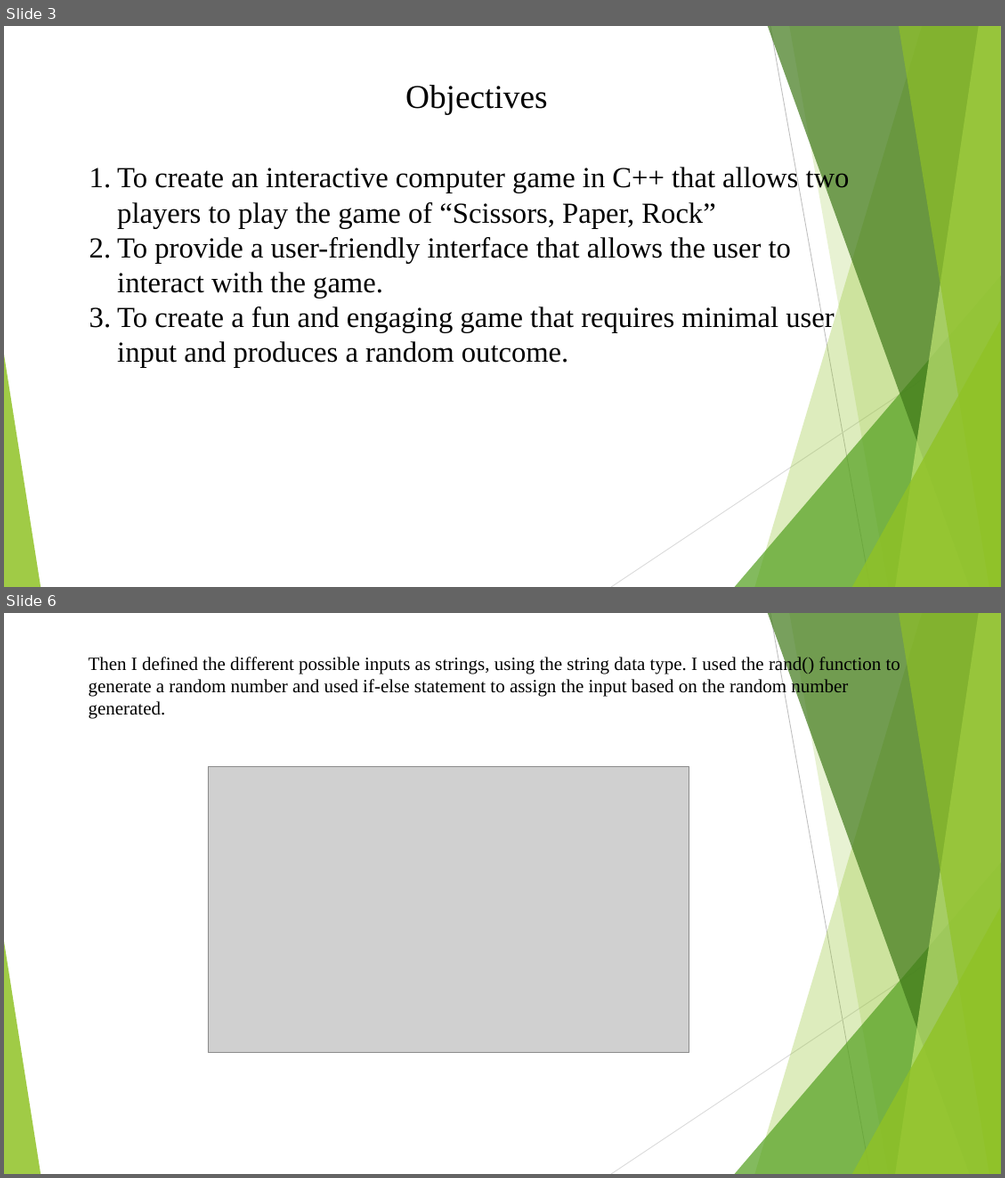
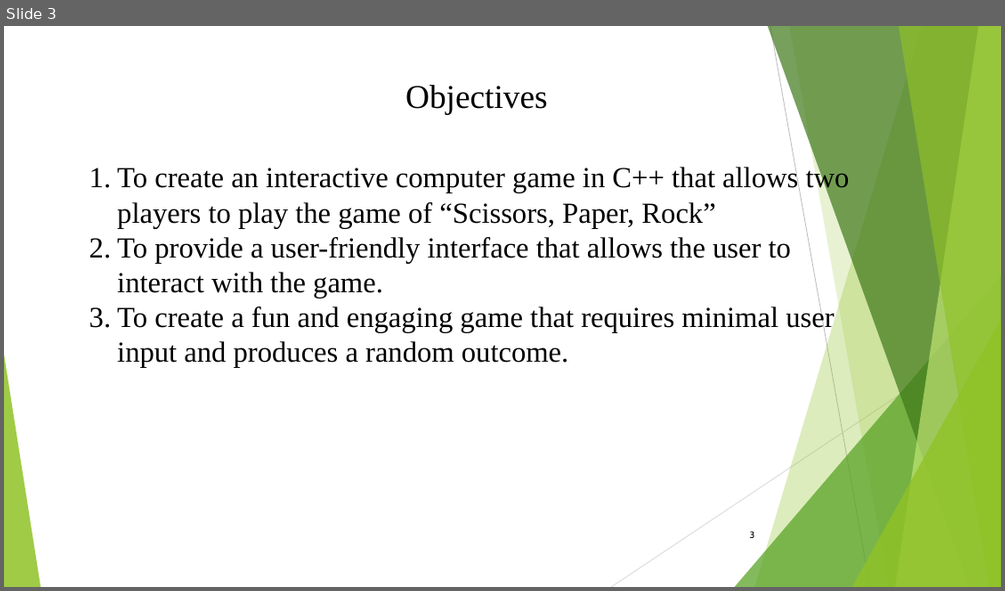
Before and after one commit to atullya/NCCS, a slide deck: Projects/SecondSem/Scissors, Paper Rock Game.pptx. Shown one above the other, each under a label of ours: slides 3 and 6 before the commit, slide 3 after it; the slides between them are not shown. The pictures are 1005x1178 and 1005x591 pixels, drawn with LibreOffice and Linux fonts; fonts in the diff are those of the drawing; grey boxes stand for pictures. Boxes give left, top, right and bottom in pixels: in the first picture for what was removed or moved away, otherwise in the second. Text is boxed around its words. In the diff, an @@ line names an element or a change of style, - is before the commit and + after.

```diff
--- a/Projects/SecondSem/Scissors, Paper Rock Game.pptx
+++ b/Projects/SecondSem/Scissors, Paper Rock Game.pptx
@@ slide 6 removed at [4,613,1001,1174], background #FFFFFF; not listed: 10 template elements that a slide beside it also shows @@
@@ text removed at [89,656,900,719] @@
-Then I defined the different possible inputs as strings, using the string data type. I used the rand() function to generate a random number and used if-else statement to assign the input based on the random number generated.
@@ picture removed at [208,766,689,1052] @@
@@ slide 3 changed as well @@
@@ page number added at [750,531,755,538], 9 pt, text #000000 @@
+3
```
Also in this commit, not shown: 2 other slides changed, 4 slides added, 6 other slides removed.
